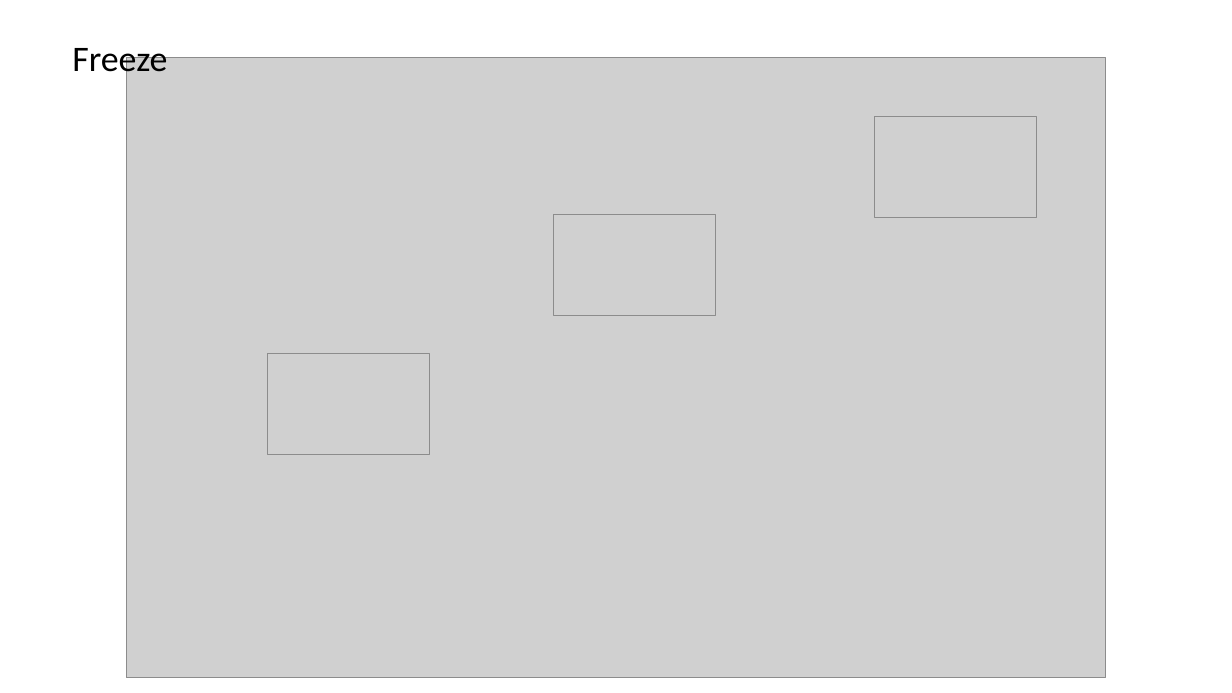
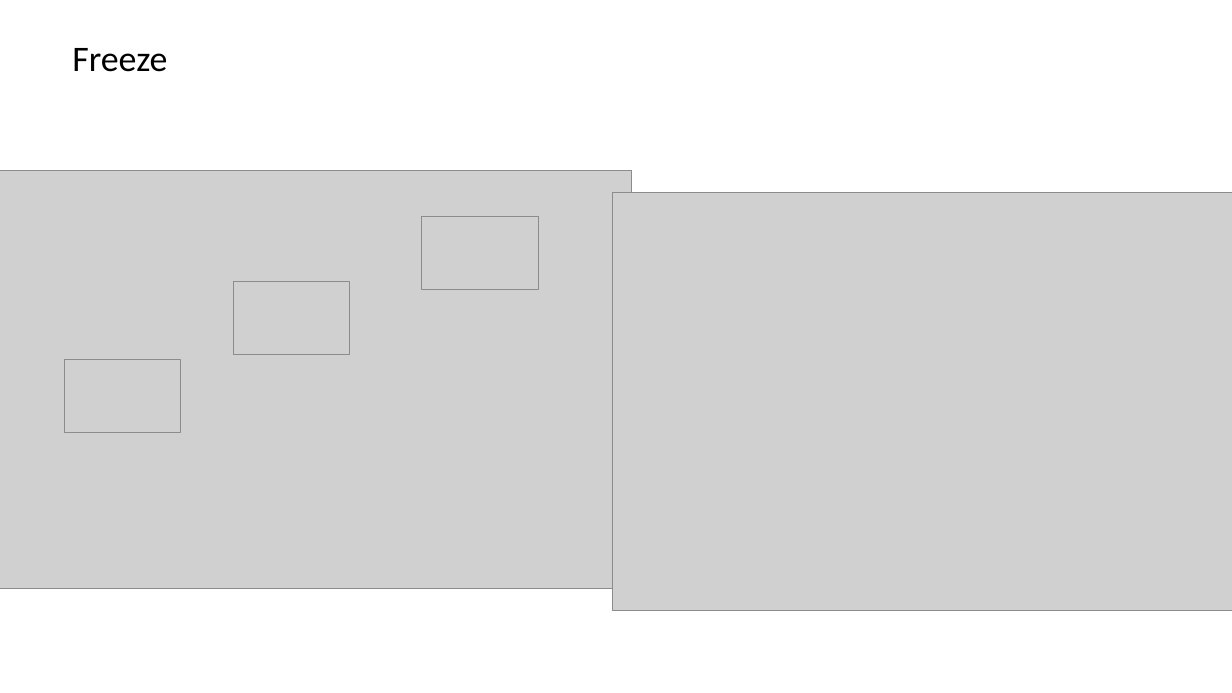
Before and after one commit to rzk1/ullmann, a slide deck: slide 5 of EnergyFile.pptx. Drawn at 1232x693 pixels with LibreOffice and Linux fonts; fonts in the diff are those of the drawing; grey boxes stand for pictures. Boxes give left, top, right and bottom in pixels: in the first picture for what was removed or moved away, otherwise in the second. Text is boxed around its words. In the diff, an @@ line names an element or a change of style, - is before the commit and + after.

```diff
--- a/EnergyFile.pptx
+++ b/EnergyFile.pptx
@@ picture: place and size @@
-picture at (127, 57, 1106, 677)
+picture at (0, 170, 631, 589)
@@ picture added at (613, 192, 1232, 611) @@
@@ picture: place and size @@
-picture at (874, 116, 1036, 218)
+picture at (421, 217, 538, 290)
@@ picture: place and size @@
-picture at (554, 214, 715, 316)
+picture at (234, 282, 350, 355)
@@ picture: place and size @@
-picture at (267, 354, 429, 456)
+picture at (64, 360, 180, 433)
```
Also in this commit, not shown: 1 other slide changed, 1 slide added.
